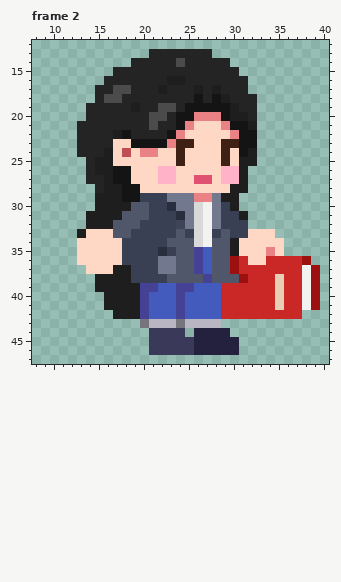
Edited in one commit: pixel-art file (Assets/Sprites/MingMang.aseprite). Above is the file before it was changed.
48x48 pixels, 3 frames. Colours within 5 levels of each other are drawn and written as one. Shown: frame 2: x 8..40, y 12..47. The commit also changed other frames, which this record leaves out.
And afterwards:
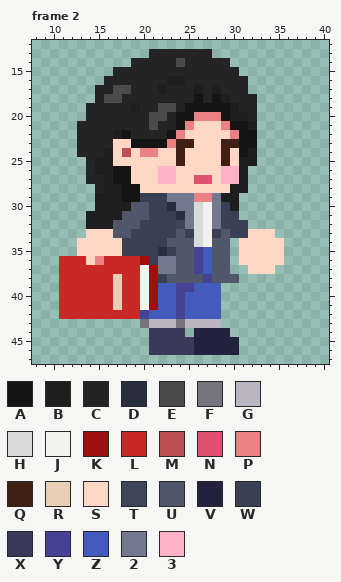
Palette (. is transparent): A #141414  B #1e1e1e  C #242424  D #292e3f  E #4b4b4b  F #76747d  G #b9b5c3  H #d9d9d9  J #f2f2f0  K #9c1010  L #ca2727  M #be4f53  N #e05071  P #ea8185  Q #3f2015  R #e7ceb4  S #ffd8c5  T #3e4559  U #50576b  V #23213d  W #3a4053  X #3b3959  Y #454194  Z #425bbd  2 #72798e  3 #ffb2c8
The commit says: MingMang Hashlib settings
Change:
Changed rows in their new state; - is an unchanged pixel.
Frame 2, layers "Accesory", "Hair":
first column x 11:
31 --------------------.--------
33 --.--------------------------
34 -------------------.---------
35 -------------------.---S-----
36 LLL-PLLLLK---------.S--SS...-
37 LLLLLLLLLJK--------..SSS.....
38 LLLLLLRLLJK---------.........
39 LLLLLLRLLJK-------...........
40 LLLLLLRLLJK-------...........
41 LLLLLLRLLJK-------...........
42 LLLLLLLLL---------.........--
Pixel boxes of the changes (left, top, right, bottom) in both pictures:
changed: (221, 211, 320, 319)
changed: (59, 229, 158, 319)
